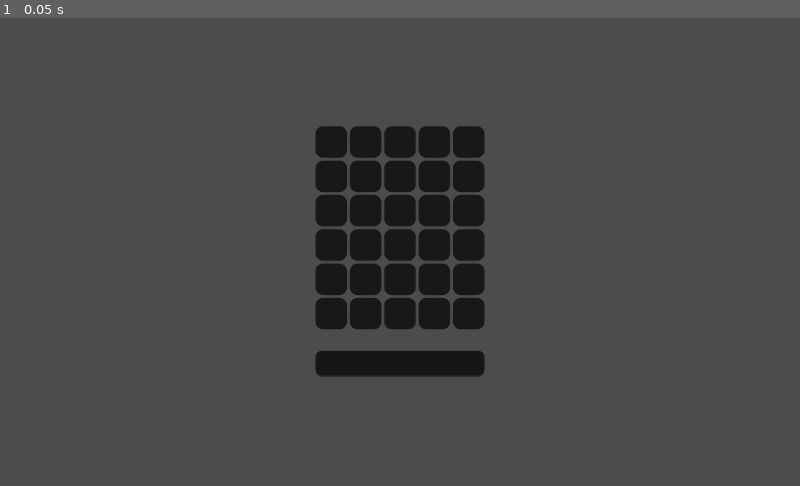
Above: before the commit, frame 1.
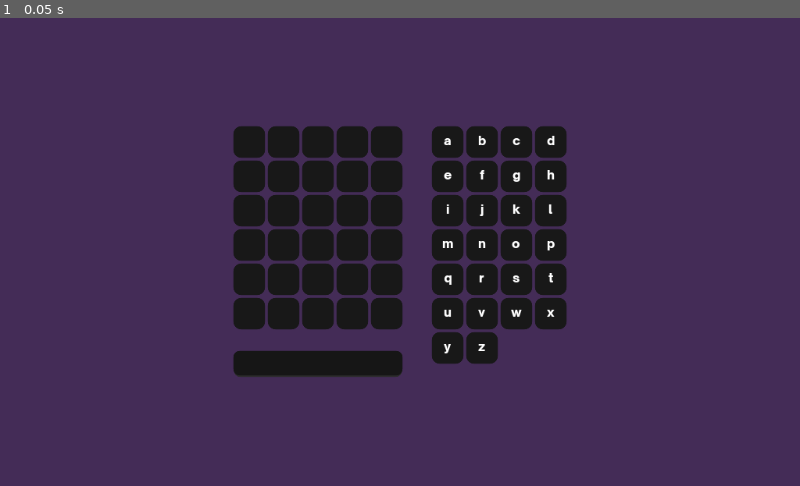
Above: after the commit, the same moment.

Repository: dlameter/GodotWordleClone
Game: Godot game, scene res://Main.tscn
Same seed, same stepped clock (60 frames per second), same inputs: the game is played once before the commit and once after it.
Inputs:
- Up to frame 1 (0.05 s): no input

The runs differ from the first frame. In frame 1, 94% of the frame differs, in the area x 0-100%, y 0-100%.

Commit message:
feat(main): add letter result tracker

Diff:
--- /dev/null
+++ b/LetterManager.gd
@@ -0,0 +1,53 @@
+extends GridContainer
+
+const characters = [
+	"a",
+	"b",
+	"c",
+	"d",
+	"e",
+	"f",
+	"g",
+	"h",
+	"i",
+	"j",
+	"k",
+	"l",
+	"m",
+	"n",
+	"o",
+	"p",
+	"q",
+	"r",
+	"s",
+	"t",
+	"u",
+	"v",
+	"w",
+	"x",
+	"y",
+	"z"
+]
+
+onready var letter_scene := preload("res://LetterPanel.tscn")
+var letter_objects = {}
+
+func _ready():
+	for character in characters:
+		var letter_instance = letter_scene.instance()
+		letter_instance.letter = character
+
+		letter_objects[character] = letter_instance
+
+		add_child(letter_instance)
+
+func update_letter(letter: String, state: int):
+	if letter_objects[letter] == null:
+		return
+
+	if letter_objects[letter].state == 1:
+		pass
+	elif letter_objects[letter].state == 2 and state == 1:
+		letter_objects[letter].state = state
+	else:
+		letter_objects[letter].state = state
--- a/LetterPanel.gd
+++ b/LetterPanel.gd
@@ -3,6 +3,7 @@
 
 export(Color) var correct_position_color setget _set_correct_position_color
 export(Color) var correct_letter_color setget _set_correct_letter_color
+export(Color) var incorrect_letter_color setget _set_incorrect_letter_color
 
 export(String) var letter setget _set_letter
 export(int, "empty", "correct_position", "correct_letter", "incorrect_letter") var state setget _set_state
@@ -16,6 +17,10 @@
 
 func _set_correct_letter_color(color):
 	correct_letter_color = color
+	update_look()
+
+func _set_incorrect_letter_color(color):
+	incorrect_letter_color = color
 	update_look()
 
 func _set_letter(new_letter: String):
@@ -36,7 +41,7 @@
 	elif state == 2:
 		set_color(correct_letter_color)
 	elif state == 3:
-		reset_color()
+		set_color(incorrect_letter_color)
 	update()
 
 func set_color(color: Color):
--- a/Main.gd
+++ b/Main.gd
@@ -1,6 +1,8 @@
 extends Control
 
-onready var guess_container := $CenterContainer/VBoxContainer/Guesses
+signal letter_result(letter, state)
+
+onready var guess_container := $CenterContainer/HBoxContainer/VBoxContainer/Guesses
 onready var game_state: GameState = preload("res://game_state.tres")
 
 var current_row: int = 0
@@ -49,10 +51,13 @@
 		if letter == solution.substr(i, 1):
 			letters[i].state = 1
 			correct_letters += 1
+			emit_signal("letter_result", letter, 1)
 		elif solution.count(letter) > 0:
 			letters[i].state = 2
+			emit_signal("letter_result", letter, 2)
 		else:
 			letters[i].state = 3
+			emit_signal("letter_result", letter, 3)
 
 	if correct_letters == solution.length():
 		game_state.win()
--- a/Main.tscn
+++ b/Main.tscn
@@ -1,9 +1,10 @@
-[gd_scene load_steps=5 format=2]
+[gd_scene load_steps=6 format=2]
 
 [ext_resource path="res://UserInput.gd" type="Script" id=1]
 [ext_resource path="res://GuessRow.tscn" type="PackedScene" id=2]
 [ext_resource path="res://Main.gd" type="Script" id=3]
 [ext_resource path="res://ShowOnState.gd" type="Script" id=4]
+[ext_resource path="res://LetterManager.gd" type="Script" id=5]
 
 [node name="Control" type="Control"]
 anchor_right = 1.0
@@ -20,54 +21,71 @@
 "_edit_use_anchors_": false
 }
 
-[node name="VBoxContainer" type="VBoxContainer" parent="CenterContainer"]
-margin_left = 404.0
+[node name="HBoxContainer" type="HBoxContainer" parent="CenterContainer"]
+margin_left = 385.0
 margin_top = 139.0
-margin_right = 620.0
+margin_right = 639.0
 margin_bottom = 460.0
+
+[node name="VBoxContainer" type="VBoxContainer" parent="CenterContainer/HBoxContainer"]
+margin_right = 216.0
+margin_bottom = 321.0
 __meta__ = {
 "_edit_use_anchors_": false
 }
 
-[node name="Guesses" type="VBoxContainer" parent="CenterContainer/VBoxContainer"]
+[node name="Guesses" type="VBoxContainer" parent="CenterContainer/HBoxContainer/VBoxContainer"]
 margin_right = 216.0
 margin_bottom = 260.0
 
-[node name="GuessRow1" parent="CenterContainer/VBoxContainer/Guesses" instance=ExtResource( 2 )]
+[node name="GuessRow1" parent="CenterContainer/HBoxContainer/VBoxContainer/Guesses" instance=ExtResource( 2 )]
 
-[node name="GuessRow2" parent="CenterContainer/VBoxContainer/Guesses" instance=ExtResource( 2 )]
+[node name="GuessRow2" parent="CenterContainer/HBoxContainer/VBoxContainer/Guesses" instance=ExtResource( 2 )]
 margin_top = 44.0
 margin_bottom = 84.0
 
-[node name="GuessRow3" parent="CenterContainer/VBoxContainer/Guesses" instance=ExtResource( 2 )]
+[node name="GuessRow3" parent="CenterContainer/HBoxContainer/VBoxContainer/Guesses" instance=ExtResource( 2 )]
 margin_top = 88.0
 margin_bottom = 128.0
 
-[node name="GuessRow4" parent="CenterContainer/VBoxContainer/Guesses" instance=ExtResource( 2 )]
+[node name="GuessRow4" parent="CenterContainer/HBoxContainer/VBoxContainer/Guesses" instance=ExtResource( 2 )]
 margin_top = 132.0
 margin_bottom = 172.0
 
-[node name="GuessRow5" parent="CenterContainer/VBoxContainer/Guesses" instance=ExtResource( 2 )]
+[node name="GuessRow5" parent="CenterContainer/HBoxContainer/VBoxContainer/Guesses" instance=ExtResource( 2 )]
 margin_top = 176.0
 margin_bottom = 216.0
 
-[node name="GuessRow6" parent="CenterContainer/VBoxContainer/Guesses" instance=ExtResource( 2 )]
+[node name="GuessRow6" parent="CenterContainer/HBoxContainer/VBoxContainer/Guesses" instance=ExtResource( 2 )]
 margin_top = 220.0
 margin_bottom = 260.0
 
-[node name="Control" type="Control" parent="CenterContainer/VBoxContainer"]
+[node name="Control" type="Control" parent="CenterContainer/HBoxContainer/VBoxContainer"]
 margin_top = 264.0
 margin_right = 216.0
 margin_bottom = 284.0
 rect_min_size = Vector2( 0, 20 )
 
-[node name="UserInput" type="LineEdit" parent="CenterContainer/VBoxContainer"]
+[node name="UserInput" type="LineEdit" parent="CenterContainer/HBoxContainer/VBoxContainer"]
 margin_top = 288.0
 margin_right = 216.0
 margin_bottom = 321.0
 align = 1
 max_length = 5
 script = ExtResource( 1 )
+
+[node name="Control" type="Control" parent="CenterContainer/HBoxContainer"]
+margin_left = 220.0
+margin_right = 250.0
+margin_bottom = 321.0
+rect_min_size = Vector2( 30, 0 )
+
+[node name="GridContainer" type="GridContainer" parent="CenterContainer/HBoxContainer"]
+margin_left = 254.0
+margin_right = 254.0
+margin_bottom = 321.0
+columns = 4
+script = ExtResource( 5 )
 
 [node name="LoseScreen" type="ColorRect" parent="."]
 visible = false
@@ -89,9 +107,9 @@
 
 [node name="VBoxContainer" type="VBoxContainer" parent="LoseScreen/CenterContainer"]
 margin_left = 395.0
-margin_top = 268.0
+margin_top = 263.0
 margin_right = 629.0
-margin_bottom = 332.0
+margin_bottom = 337.0
 
 [node name="LoseScreen" type="Label" parent="LoseScreen/CenterContainer/VBoxContainer"]
 margin_right = 184.0
@@ -125,9 +143,9 @@
 
 [node name="VBoxContainer" type="VBoxContainer" parent="WinScreen/CenterContainer"]
 margin_left = 399.0
-margin_top = 278.0
+margin_top = 273.0
 margin_right = 625.0
-margin_bottom = 322.0
+margin_bottom = 327.0
 
 [node name="WinScreen" type="Label" parent="WinScreen/CenterContainer/VBoxContainer"]
 margin_right = 177.0
@@ -140,7 +158,8 @@
 margin_bottom = 38.0
 text = "Play with a new word"
 
-[connection signal="text_entered" from="CenterContainer/VBoxContainer/UserInput" to="CenterContainer/VBoxContainer/UserInput" method="_on_text_entered"]
-[connection signal="user_guessed" from="CenterContainer/VBoxContainer/UserInput" to="." method="_on_user_guessed"]
+[connection signal="letter_result" from="." to="CenterContainer/HBoxContainer/GridContainer" method="update_letter"]
+[connection signal="text_entered" from="CenterContainer/HBoxContainer/VBoxContainer/UserInput" to="CenterContainer/HBoxContainer/VBoxContainer/UserInput" method="_on_text_entered"]
+[connection signal="user_guessed" from="CenterContainer/HBoxContainer/VBoxContainer/UserInput" to="." method="_on_user_guessed"]
 [connection signal="pressed" from="LoseScreen/CenterContainer/VBoxContainer/Button" to="." method="reset"]
 [connection signal="pressed" from="WinScreen/CenterContainer/VBoxContainer/Button" to="." method="reset"]
--- a/project.godot
+++ b/project.godot
@@ -38,4 +38,5 @@
 quality/driver/driver_name="GLES2"
 vram_compression/import_etc=true
 vram_compression/import_etc2=false
+environment/default_clear_color=Color( 0.267807, 0.1734, 0.34, 1 )
 environment/default_environment="res://default_env.tres"
